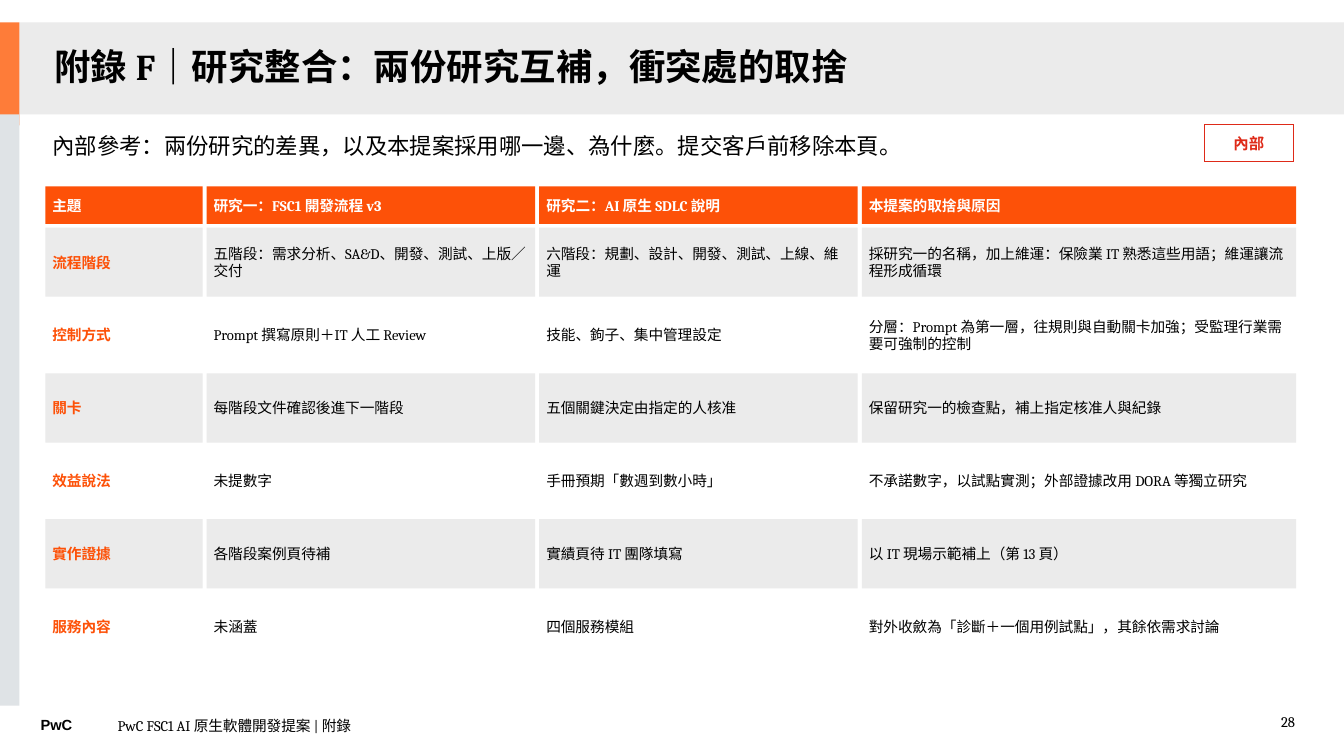
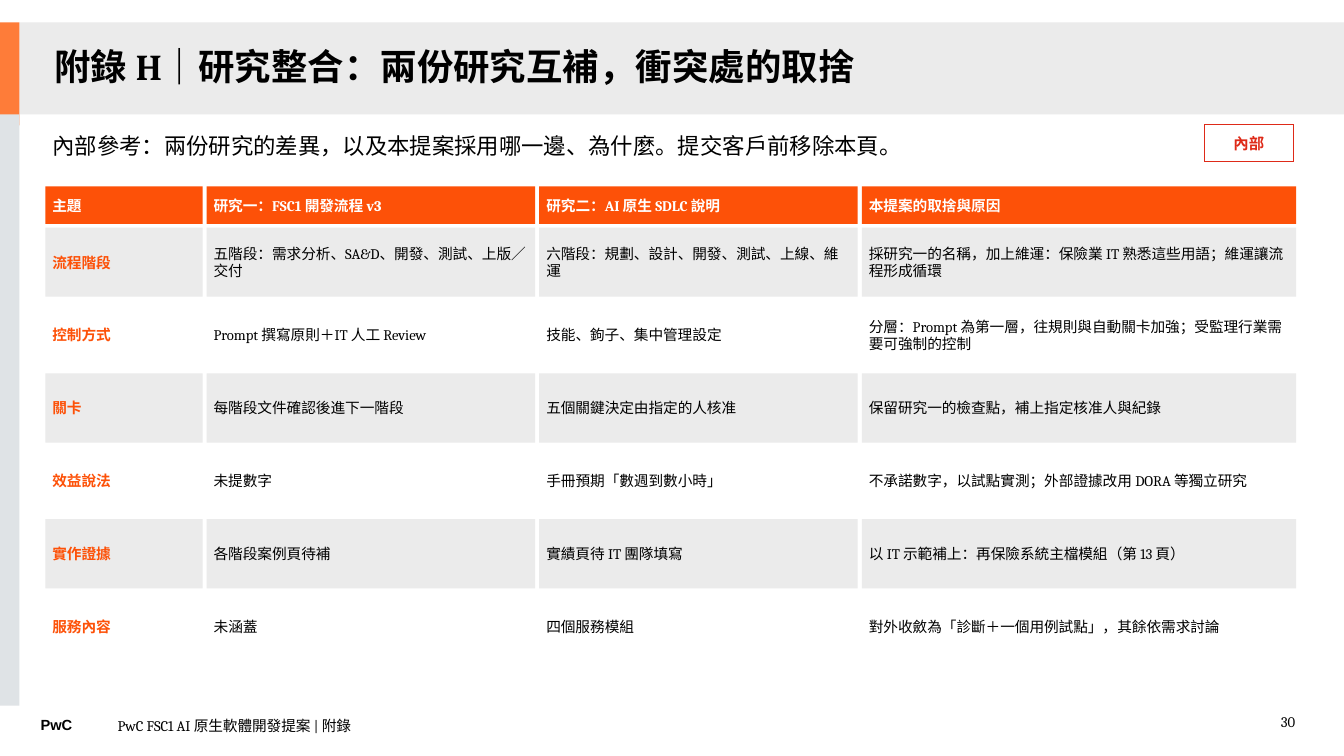
Before and after one commit to Robshao/PwC_FSC1, a slide deck: slide 30 of research/ai-native-sdlc/AI原生軟體開發_合夥人提案簡報.pptx (slide 28 before the commit). Drawn at 1344x756 pixels with LibreOffice and Linux fonts; fonts in the diff are those of the drawing. Boxes give left, top, right and bottom in pixels: in the first picture for what was removed or moved away, otherwise in the second. Text is boxed around its words. In the diff, an @@ line names an element or a change of style, - is before the commit and + after.

```diff
--- a/research/ai-native-sdlc/AI原生軟體開發_合夥人提案簡報.pptx
+++ b/research/ai-native-sdlc/AI原生軟體開發_合夥人提案簡報.pptx
@@ title at (55,48,855,85): text changed @@
-附錄 F｜研究整合：兩份研究互補，衝突處的取捨
+附錄 H｜研究整合：兩份研究互補，衝突處的取捨
@@ text in rectangle at (869,546,1184,561): text changed @@
-以 IT 現場示範補上（第 13 頁）
+以 IT 示範補上：再保險系統主檔模組（第 13 頁）
@@ page number at (1281,717,1295,727): text changed @@
-28
+30
```
Also in this commit, not shown: 8 other slides changed, 3 slides added, 1 slide removed, 6 other files.
